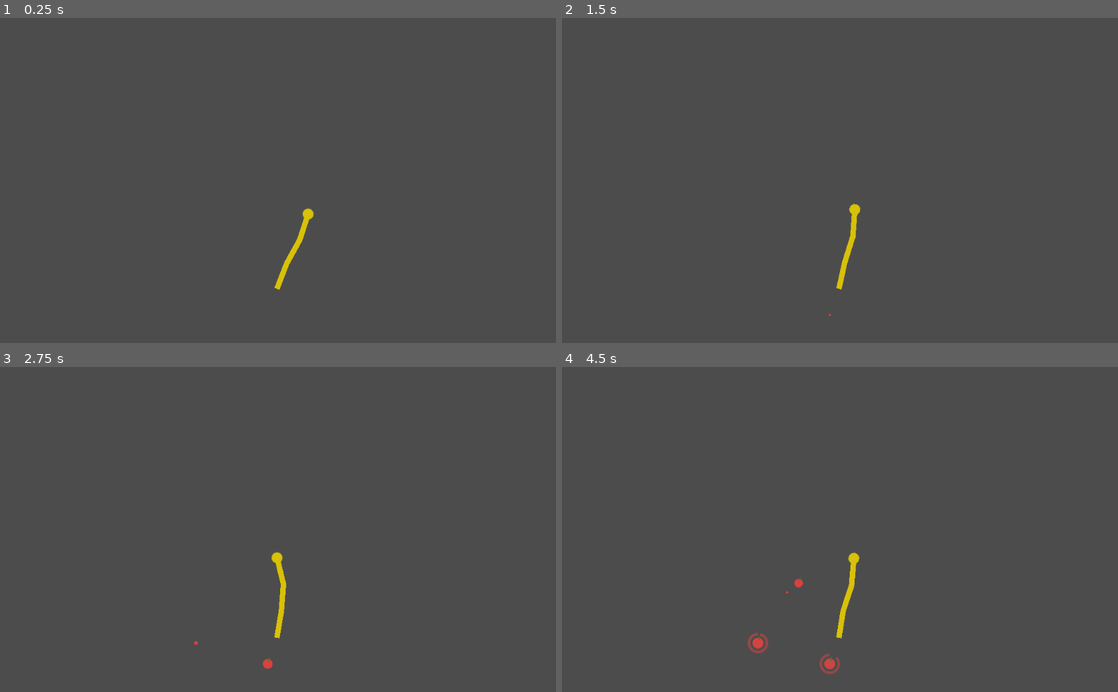
Above: before the commit, frames 1-4 (two rows, left to right).
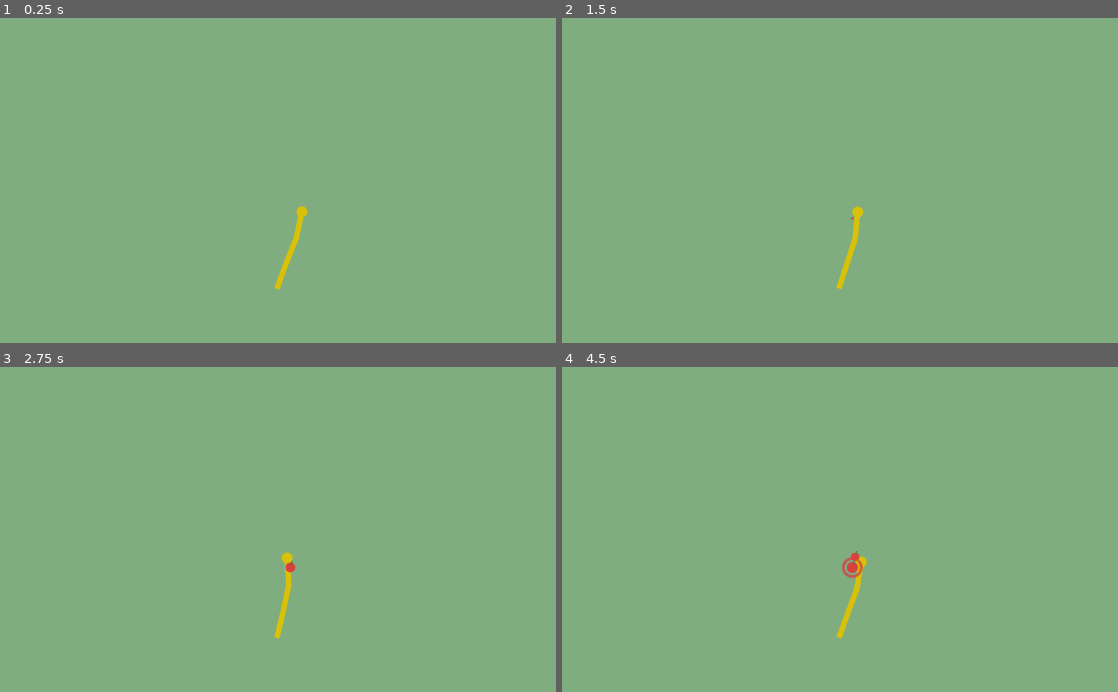
Above: after the commit, the same moments.

Repository: AnJ95/tectonicGiraffe
Game: Godot game, scene res://main/Main.tscn
Same seed, same stepped clock (60 frames per second), same inputs: the game is played once before the commit and once after it.
Inputs:
- Up to frame 1 (0.25 s): no input
- Up to frame 2 (1.5 s): tap W (key_0) at 0.6 s; tap A (key_1) at 1.35 s
- Up to frame 3 (2.75 s): tap D (key_2) at 2.1 s
- Up to frame 4 (4.5 s): tap S (key_3) at 2.85 s; tap W (key_0) at 3.6 s; tap A (key_1) at 4.35 s

The runs differ from the first frame. In frame 1, 100% of the frame differs, in the area x 0-100%, y 0-100%; in frame 2, 100%; in frame 3, 100%; in frame 4, 100%.

Commit message:
Added different segment types

Diff:
--- a/main/Main.tscn
+++ b/main/Main.tscn
@@ -10,4 +10,17 @@
 
 [node name="Timer" type="Timer" parent="."]
 autostart = true
+
+[node name="CanvasLayer" type="CanvasLayer" parent="."]
+layer = -1
+
+[node name="ColorRect" type="ColorRect" parent="CanvasLayer"]
+anchor_right = 1.0
+anchor_bottom = 1.0
+margin_right = 40.0
+margin_bottom = 40.0
+color = Color( 0.505882, 0.682353, 0.501961, 1 )
+__meta__ = {
+"_edit_use_anchors_": false
+}
 [connection signal="timeout" from="Timer" to="." method="_on_Timer_timeout"]
--- a/neck/Seg.gd
+++ b/neck/Seg.gd
@@ -10,12 +10,16 @@
 export(float) var angle_delta_left = 0.0
 export(float) var angle_delta_right = 0.0
 
+export(float) var min_length = 50
+export(float) var max_length = 50
+export(float) var extend_contract_speed = 20
+
 export(float) var angle_wiggle_left = 0.0
 export(float) var angle_wiggle_right = 0.0
 export(float) var wiggle_period = 1.0
 
 export(float) var width = 10
-export(float) var length = 50
+export(float) var length_initial = 50
 
 
 
@@ -29,13 +33,15 @@
 # STATE
 
 var show_start_anim = false
+var start_anim_done = false
 var giraffe
 var angle = 0
+var length = length_initial
 
 ############################################
 # RANDOM KEY MAPPING
 enum Action {
-    Left, Right
+    Left, Right, Extend, Contract
 }
 var keys = ["key_0", "key_1", "key_2", "key_3"]
 var antagonist_keys = {
@@ -59,8 +65,14 @@
 #        actions.erase(action)
 
     var key = keys[randi()%keys.size()]
+    keys.erase(key)
+    keys.erase(antagonist_keys[key])
     key_to_action_map[key] = Action.Left
     key_to_action_map[antagonist_keys[key]] = Action.Right
+
+    key = keys[randi()%keys.size()]
+    key_to_action_map[key] = Action.Extend
+    key_to_action_map[antagonist_keys[key]] = Action.Contract
 ############################################
 # LIFE CYCLE
 func init(giraffe, show_start_anim=false):
@@ -88,12 +100,14 @@
     circle.position.x = 0
 
     if show_start_anim:
-        print("1")
-        $Tween.interpolate_method(self, "set_length", 0, length, 1.0, Tween.TRANS_ELASTIC, Tween.EASE_IN_OUT)
+        $Tween.connect("tween_all_completed", self, "_on_start_anim_done")
+        $Tween.interpolate_method(self, "set_length", 0, length_initial, 1.8, Tween.TRANS_BOUNCE, Tween.EASE_IN_OUT)
         $Tween.start()
     else:
-        print("2")
-        set_length(length)
+        set_length(length_initial)
+
+func _on_start_anim_done():
+    start_anim_done = true
 
 func set_length(new_length):
     length = new_length
@@ -115,8 +129,17 @@
         angle -= angle_speed_left * delta
     if actions.has(Action.Right):
         angle += angle_speed_right * delta
+    var last_length = length
+    if actions.has(Action.Contract):
+        length -= extend_contract_speed * delta
+    if actions.has(Action.Extend):
+        length += extend_contract_speed * delta
 
     angle = clamp(angle, angle_initial - angle_delta_left, angle_initial + angle_delta_right)
+    length = clamp(length, min_length, max_length)
+
+    if (!show_start_anim or start_anim_done) and last_length != length:
+        set_length(length)
 
 
     var wiggle = sin((2*PI) * giraffe.time / wiggle_period)
@@ -129,20 +152,34 @@
 func randomize_properties():
     angle_initial = rand_range(-0.3, 0.3)
 
-    angle_delta_left = rand_range(1.0, 2.2)
-    if randi()%100 < 20: angle_delta_left = 0
-
-    angle_delta_right = rand_range(1.0, 2.2)
-    if randi()%100 < 20: angle_delta_right = 0
-
-    angle_speed_left = rand_range(0.25, 0.5)
-    if randi()%100 < 10: angle_speed_left = rand_range(1.5, 2.0)
-
-    angle_speed_right = rand_range(0.25, 0.5)
-    if randi()%100 < 10: angle_speed_right = rand_range(1.5, 2.0)
-
-    angle_wiggle_left = rand_range(0.1, 0.15)
-    angle_wiggle_right = rand_range(0.1, 0.15)
+    match randi() % 10:
+        # ANGLE
+        0: continue
+        1: continue
+        2: continue
+        3: continue
+        4: continue
+        5: continue
+        6:
+            angle_delta_left = rand_range(1.0, 2.2)
+            angle_delta_right = rand_range(1.0, 2.2)
+            angle_speed_left = rand_range(0.4, 0.7)
+            angle_speed_right = rand_range(0.4, 0.7)
+        # CRAZY ANGLE
+        7:
+            angle_delta_left = rand_range(PI, 2*PI)
+            angle_delta_right = rand_range(PI, 2*PI)
+            angle_speed_left = rand_range(0.8, 1.5)
+            angle_speed_right = rand_range(0.8, 1.5)
+        # EXTEND, CONTRACT
+        8: continue
+        9:
+            min_length = rand_range(length-25, length-15)
+            max_length = rand_range(length+15, length+25)
+            extend_contract_speed = rand_range(30, 60)
+
+    angle_wiggle_left = rand_range(0.05, 0.1)
+    angle_wiggle_right = rand_range(0.05, 0.1)
     wiggle_period = rand_range(0.6, 2.0)
 
 func get_next_seg_local_pos():
@@ -150,6 +187,7 @@
 
 
 var stored_rotation
+var stored_length
 func set_angle_random():
     var a_min = angle_initial - angle_delta_left
     var a_max = angle_initial + angle_delta_right
@@ -157,5 +195,9 @@
     stored_rotation = rotation
     rotation = a_min + (a_max - a_min) * randf()
 
+    stored_length = length
+    set_length(min_length + (max_length - min_length) * randf())
+
 func restore_angle():
     rotation = stored_rotation
+    set_length(stored_length)
